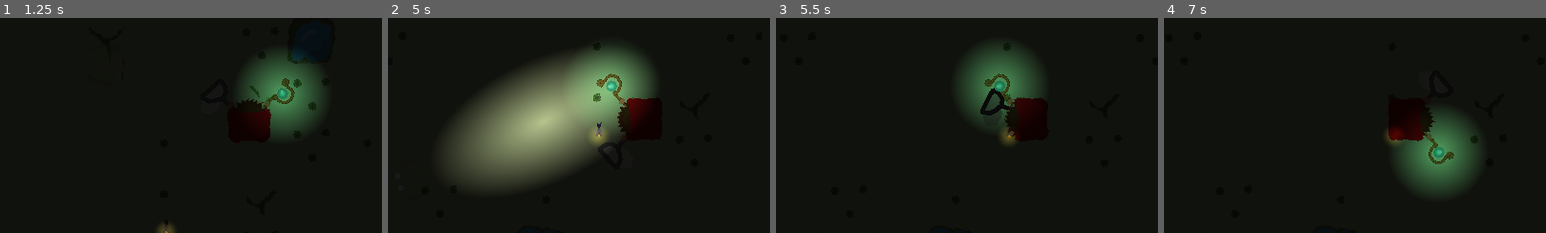
Above: before the commit, frames 1-4 (left to right).
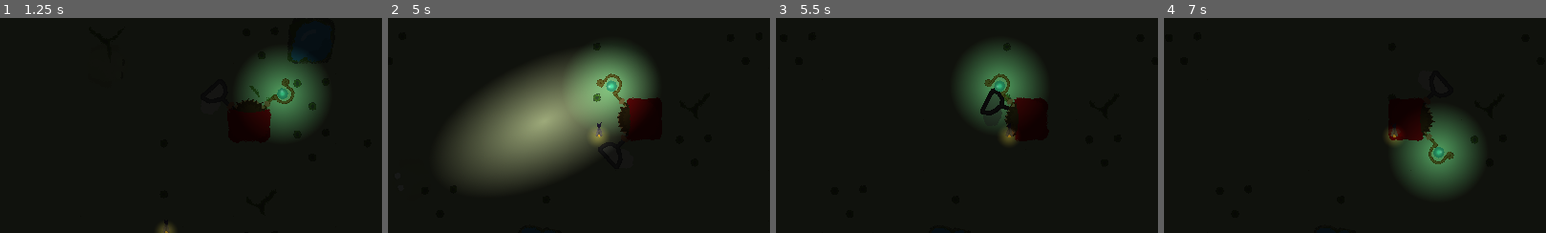
Above: after the commit, the same moments.

Repository: Splashy-Inc/amphibiwitch
Game: Godot game, scene res://SCENES/screen_manager.tscn
Two runs of this game, one before a commit and one after it. Both use one fixed random seed, a clock stepped at 60 frames per second and the inputs below. The engine's default icon, where the game draws it, is replaced by a stand-in: a white triangle on a blue panel in a dark square.
Inputs (mouse positions are % of the whole screen's width and height, from its top left):
- Up to frame 1 (1.25 s): click "Play" at 0.5 s
- Up to frame 2 (5 s): tap Enter at 1.25 s; move the mouse to (72, 45) at 1.27 s; hold D (right) 1.28-2.03 s; hold Right mouse button (light) 1.28-2.03 s; click (72, 45) at 1.42 s; move the mouse to (30, 55) at 2.02 s; hold S (down) 2.03-2.78 s; right-click (30, 55) at 2.1 s; move the mouse to (60, 28) at 2.77 s; press the mouse at (60, 28) at 2.78 s; hold D (right) 2.78-3.53 s; right-click (60, 28) at 3.05 s; tap Space at 3.5 s; move the mouse to (45, 70) at 3.52 s; release the mouse at (45, 70) at 3.53 s; hold W (up) 3.53-4.28 s; right-click (45, 70) at 3.6 s; click (45, 70) at 3.67 s; move the mouse to (80, 65) at 4.27 s; hold A (left) from 4.28 s (still down); hold Right mouse button (light) from 4.28 s (still down)
- Up to frame 3 (5.5 s): keep holding A (left); move the mouse to (20, 35) at 5.02 s; release Right mouse button (light) at 5.03 s; click (20, 35) at 5.1 s; right-click (20, 35) at 5.3 s
- Up to frame 4 (7 s): move the mouse to (55, 50) at 5.77 s; release A (left) at 5.78 s; hold S (down) 5.78-6.53 s; hold Right mouse button (light) 5.78-6.53 s; click (55, 50) at 5.92 s; move the mouse to (35, 25) at 6.52 s; hold D (right) from 6.53 s (still down); right-click (35, 25) at 6.6 s
The pictures show only the part of the screen within x 17-67%, y 26-76%; the shares and areas given below are measured in that part.

Frame 1 is identical in both runs. In frame 2, 0.2% of the frame differs, in the area x 38-44%, y 44-52%; in frame 3, less than 0.1%; in frame 4, less than 0.1%.

Commit message:
Tweaks to lighting

Diff:
--- a/SCENES/firefly.tscn
+++ b/SCENES/firefly.tscn
@@ -41,6 +41,7 @@
 radius = 48.0
 
 [node name="Firefly" type="Node2D"]
+z_index = 2
 scale = Vector2(0.5, 0.5)
 script = ExtResource("1_5j5rq")
 
--- a/SCRIPTS/staff.gd
+++ b/SCRIPTS/staff.gd
@@ -6,8 +6,7 @@
 @onready var active_area: CollisionPolygon2D = $ActiveLightArea/CollisionPolygon2D
 @onready var passive_light: PointLight2D = $PassiveLight
 
-const energy_use_per_second = .5
-var energy := 1.0
+const energy_use_per_second = .3
 
 var active := false
 
@@ -17,10 +16,11 @@
 
 # Called every frame. 'delta' is the elapsed time since the previous frame.
 func _process(delta: float) -> void:
-	var energy_mod = 1.0
+	var energy_mod = 2.0
 	if active:
 		energy_mod = -1.0
 	passive_light.energy = clamp(passive_light.energy + delta * energy_mod * energy_use_per_second, 0.0, 1.0)
+	active_light.energy = passive_light.energy
 	active_light.visible = active and passive_light.energy > 0.0
 	active_area.disabled = not active_light.visible
 
